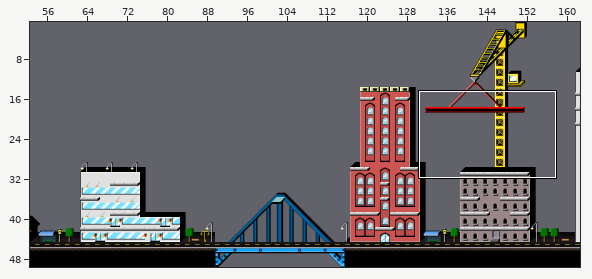
An edit to a level. Tiled map (JSON), phaser/DinoPixel/assets/tileMaps/stage.json. The first picture is a wide view before the edit; the outline marks the close-up.
Close-up. As it was:
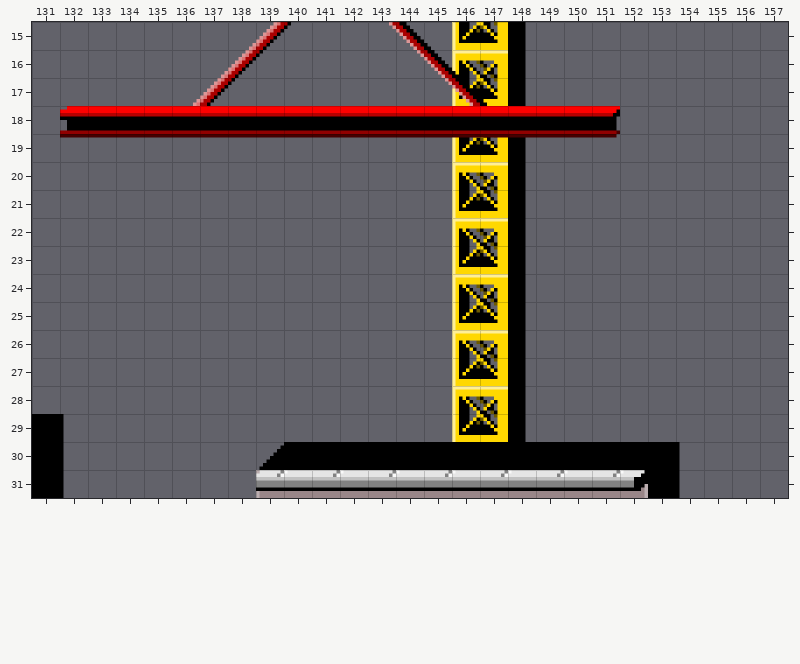
Cells are 32x32 px. Shown: x 131..157, y 15..31. The commit also changed other parts of the map, which this record leaves out.
Now the later version:
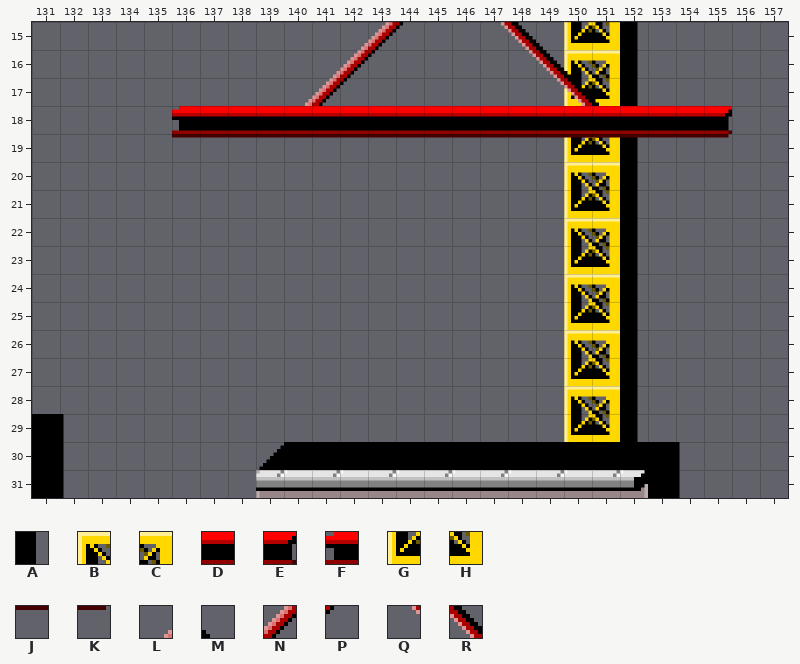
Key: from "cityThings": A 0, B 4, C 5, D 14, E 15, F 18, G 36, H 37, J 46, K 47, L 182, M 185, N 214, P 215, Q 216, R 217.
_ is an empty cell, . an unchanged one.
Changes in this commit:
--- layer "Camada de Tiles 2"
@@ x 146..152 @@
-15 GHA.___
-16 BCA.___
-17 GHA.___
+15 ___.GHA
+16 ___.BCA
+17 ___.GHA
@@ x 146..152 @@
-19 GHA.___
-20 BCA.___
-21 GHA.___
-22 BCA.___
-23 GHA.___
-24 BCA.___
-25 GHA.___
-26 BCA.___
-27 GHA.___
-28 BCA.___
-29 GHA.___
+19 ___.GHA
+20 ___.BCA
+21 ___.GHA
+22 ___.BCA
+23 ___.GHA
+24 ___.BCA
+25 ___.GHA
+26 ___.BCA
+27 ___.GHA
+28 ___.BCA
+29 ___.GHA
--- layer "Camada de Tiles 5"
@@ x 136..151 @@
-15 ..LNP._QRM.___..
-16 .LNP.___QRM.___.
-17 LNP.___..QRM.___
+15 ..___.LNP_.QRM..
+16 .___.LNP___.QRM.
+17 ___.LNP..___.QRM
--- layer "Camada de Tiles 6"
@@ x 132..155 @@
-18 FDDDD..............E____
-19 JJJJ...............K____
+18 ____F..............DDDDE
+19 ____...............JJJJK
